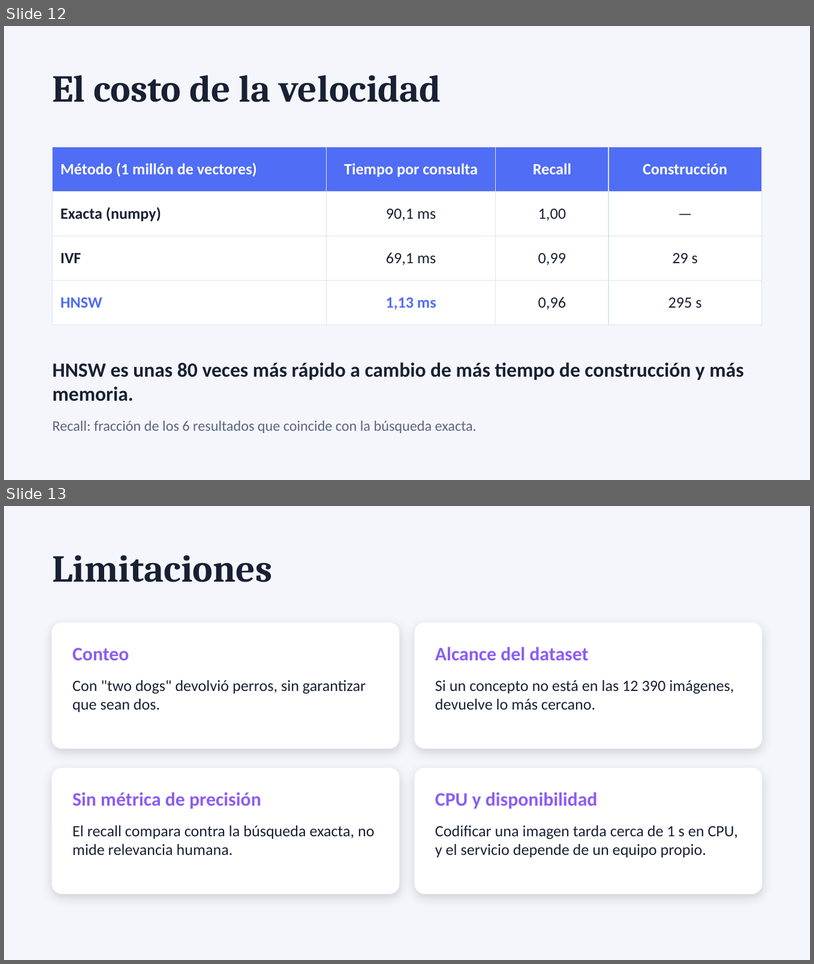
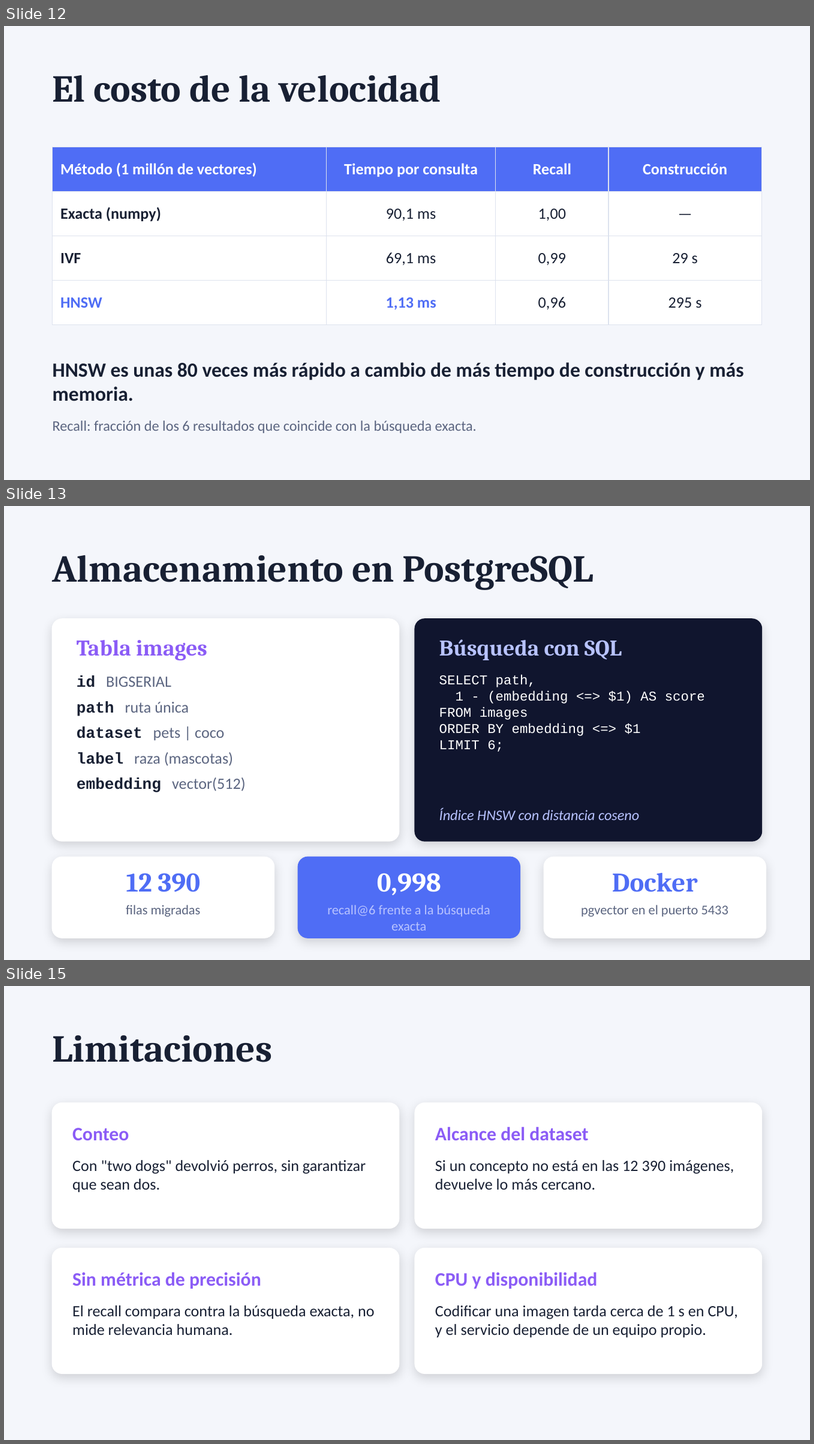
Before and after one commit to josemaames/PRESENTACI-N-FINAL---B-SQUEDA-MULTIMODAL-DE-IM-GENES, a slide deck: presentacion.pptx. Shown one above the other, each under a label of ours: slides 12 and 13 before the commit, slides 12, 13 and 15 after it; the slides between them are not shown. The pictures are 814x964 and 814x1444 pixels, drawn with LibreOffice and Linux fonts; fonts in the diff are those of the drawing. Boxes give left, top, right and bottom in pixels: in the first picture for what was removed or moved away, otherwise in the second. Text is boxed around its words. In the diff, an @@ line names an element or a change of style, - is before the commit and + after.

```diff
--- a/presentacion.pptx
+++ b/presentacion.pptx
@@ slide 13 added at [4, 506, 810, 960], background #F4F6FB @@
@@ text added at [53, 555, 594, 590], 34 pt, text #182033, bold @@
+Almacenamiento en PostgreSQL
@@ rounded rectangle added at [53, 619, 399, 841], fill #FFFFFF, outline #FFFFFF 1 pt @@
@@ rounded rectangle added at [415, 619, 762, 841], fill #10152E, outline #10152E 1 pt @@
@@ text added at [77, 640, 207, 660], 20 pt, text #8B5CF6, bold @@
+Tabla images
@@ text added at [440, 639, 622, 660], 20 pt, text #B8C3FF, bold @@
+Búsqueda con SQL
@@ text added at [77, 676, 246, 792], 14 pt, text #5B6580 @@
+id BIGSERIAL
+path ruta única
+dataset pets | coco
+label raza (mascotas)
+embedding vector(512)
@@ text added at [440, 675, 705, 751], 12 pt, text #FFFFFF @@
+SELECT path,
+1 - (embedding <=> $1) AS score
+FROM images
+ORDER BY embedding <=> $1
+LIMIT 6;
@@ text added at [440, 808, 639, 820], 13 pt, text #B8C3FF, italic @@
+Índice HNSW con distancia coseno
@@ rounded rectangle added at [53, 857, 274, 937], fill #FFFFFF, outline #FFFFFF 1 pt @@
@@ rounded rectangle added at [299, 857, 520, 937], fill #4F6DF5, outline #4F6DF5 1 pt @@
@@ rounded rectangle added at [544, 857, 766, 937], fill #FFFFFF, outline #FFFFFF 1 pt @@
@@ text added at [126, 873, 201, 892], 24 pt, text #4F6DF5, bold @@
+12 390
@@ text added at [377, 873, 441, 895], 24 pt, text #FFFFFF, bold @@
+0,998
@@ text added at [612, 873, 698, 892], 24 pt, text #4F6DF5, bold @@
+Docker
@@ text added at [126, 904, 201, 916], 12 pt, text #5B6580 @@
+filas migradas
@@ text added at [327, 904, 491, 930], 12 pt, text #B8C3FF @@
+recall@6 frente a la búsqueda exacta
@@ text added at [581, 904, 729, 916], 12 pt, text #5B6580 @@
+pgvector en el puerto 5433
@@ what was slide 13 is now slide 15 @@
```
Also in this commit, not shown: 1 slide changed, 1 other slide added, 7 other files.
